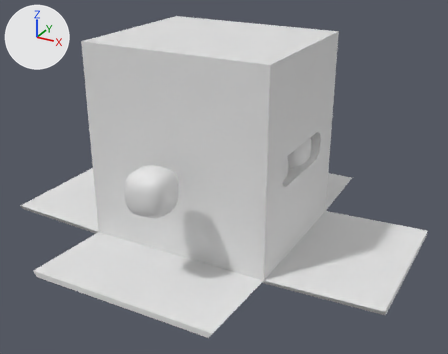
The FBX model Assets/Artists/Stijn/cardboard box.fbx as it was, and as the next commit left it.
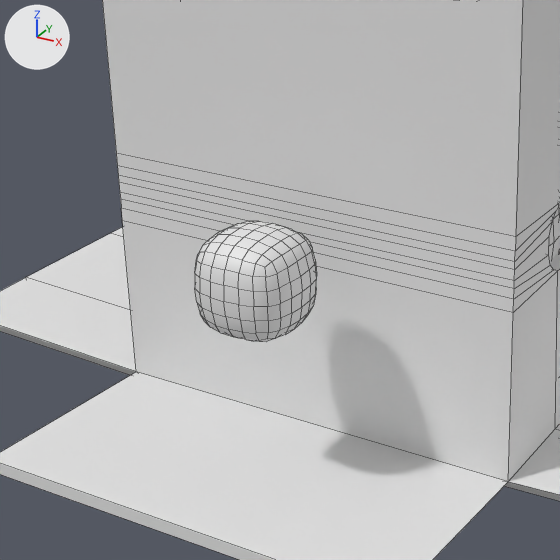
Each version is shown whole from a camera (50 mm lens) standing at (1.49, -2.61, 1.61) and looking at (0.08, -0.05, 0.33), then close up on the part from 9% to 64% of the width and 19% to 89% of the height. Lighting does not change. The marker at upper left points along +X, +Y and +Z. The close-ups show mesh edges as thin lines. Where no turn or scale is listed for an object, it has been applied to the vertices.

The older version as bpy lines, for what is in view:
```python
me_cube_007 = bpy.data.meshes.new('Cube.007')
me_cube_007.from_pydata(...)  # 218 vertices, 216 faces; spans x -1.11..1.11, y -1.11..1.11, z -1.11..1.11
me_cube_011 = bpy.data.meshes.new('Cube.011')
me_cube_011.from_pydata(...)  # 184 vertices, 186 faces; spans x -1.04..1.04, y -0.88..0.88, z -0.43..0.6
ob_cube = bpy.data.objects.new('Cube', me_cube_011)
ob_cube.location = (0.0, 0.0, 0.435)
ob_cube_005 = bpy.data.objects.new('Cube.005', me_cube_007)
ob_cube_005.location = (0.036, -0.622, 0.475)
ob_cube_005.scale = (0.0946, 0.0946, 0.0946)
```
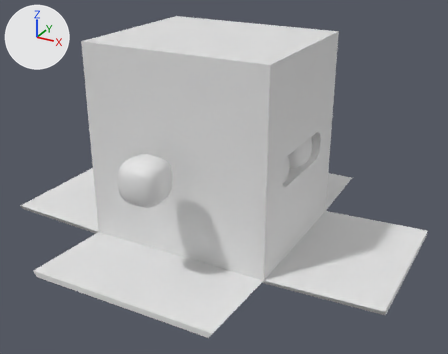
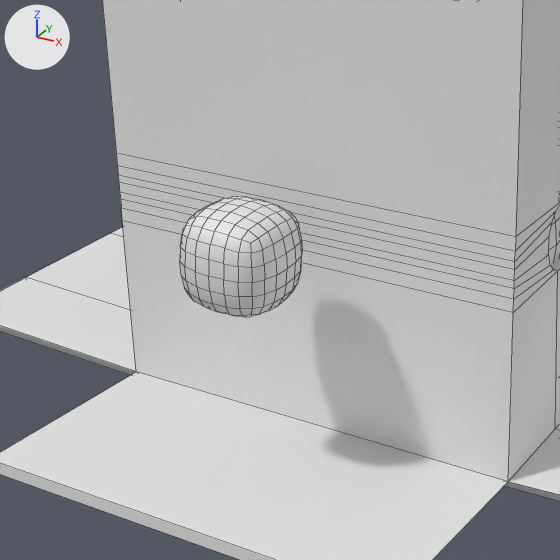
The edits, one by one:
Object 'Cube.005' (ob_cube_005) moves from (0.036, -0.622, 0.475) to (0.002, -0.619, 0.518).

Boxes (x1, y1, x2, y2) around the edits, measured in the close-ups (560 x 560 px):
'Cube.005', moved: before (195, 221, 317, 342); after (180, 196, 302, 317)
